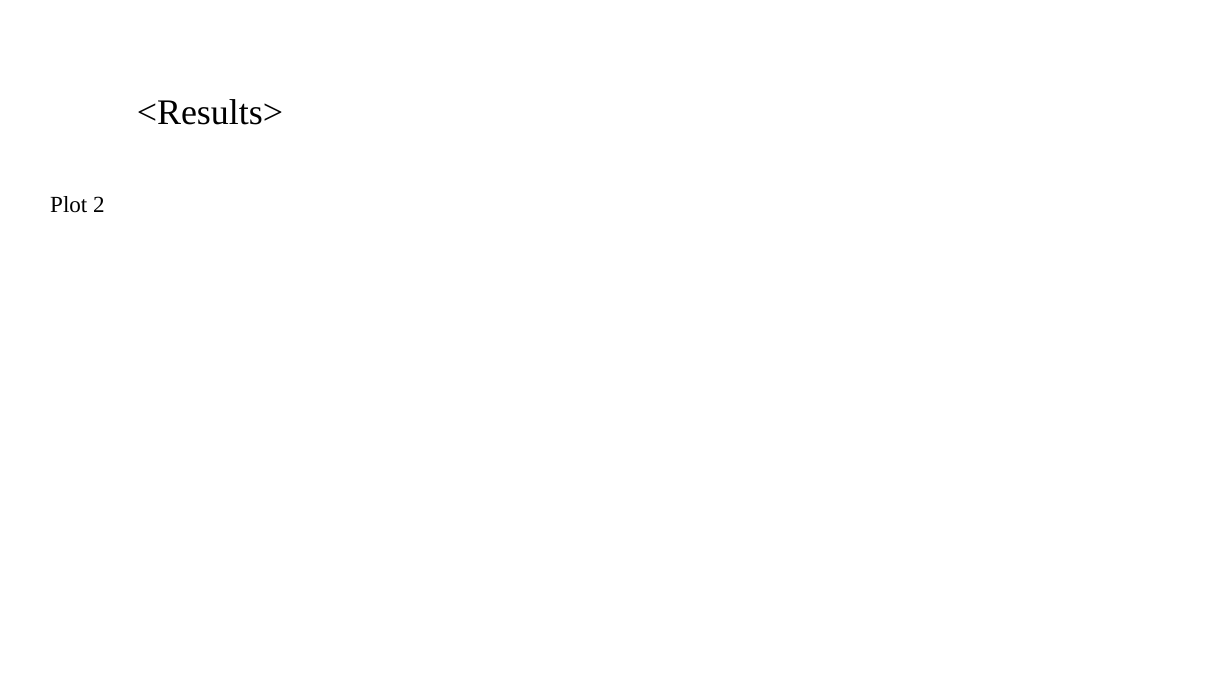
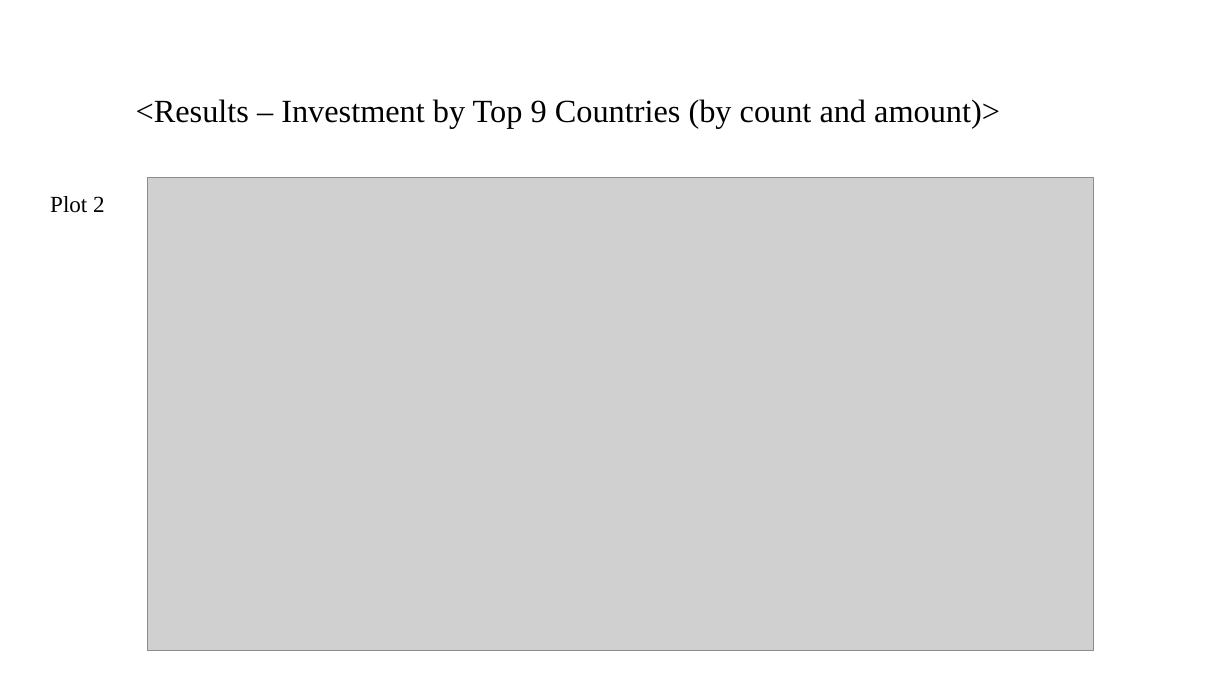
Before and after one commit to hsatam/AI_ML, a slide deck: slide 8 of Spark Funds Presentation.pptx. Drawn at 1232x693 pixels with LibreOffice and Linux fonts; fonts in the diff are those of the drawing; grey boxes stand for pictures; background and template pictures are left out. Boxes give left, top, right and bottom in pixels: in the first picture for what was removed or moved away, otherwise in the second. Text is boxed around its words. In the diff, an @@ line names an element or a change of style, - is before the commit and + after.

```diff
--- a/Spark Funds Presentation.pptx
+++ b/Spark Funds Presentation.pptx
@@ title at (136,99,1000,129): text changed; size 28 to 25.2 pt @@
-<Results>
+<Results – Investment by Top 9 Countries (by count and amount)>
@@ picture added at (148,177,1094,651) @@
```
Also in this commit, not shown: 6 other slides changed, 3 other files.
